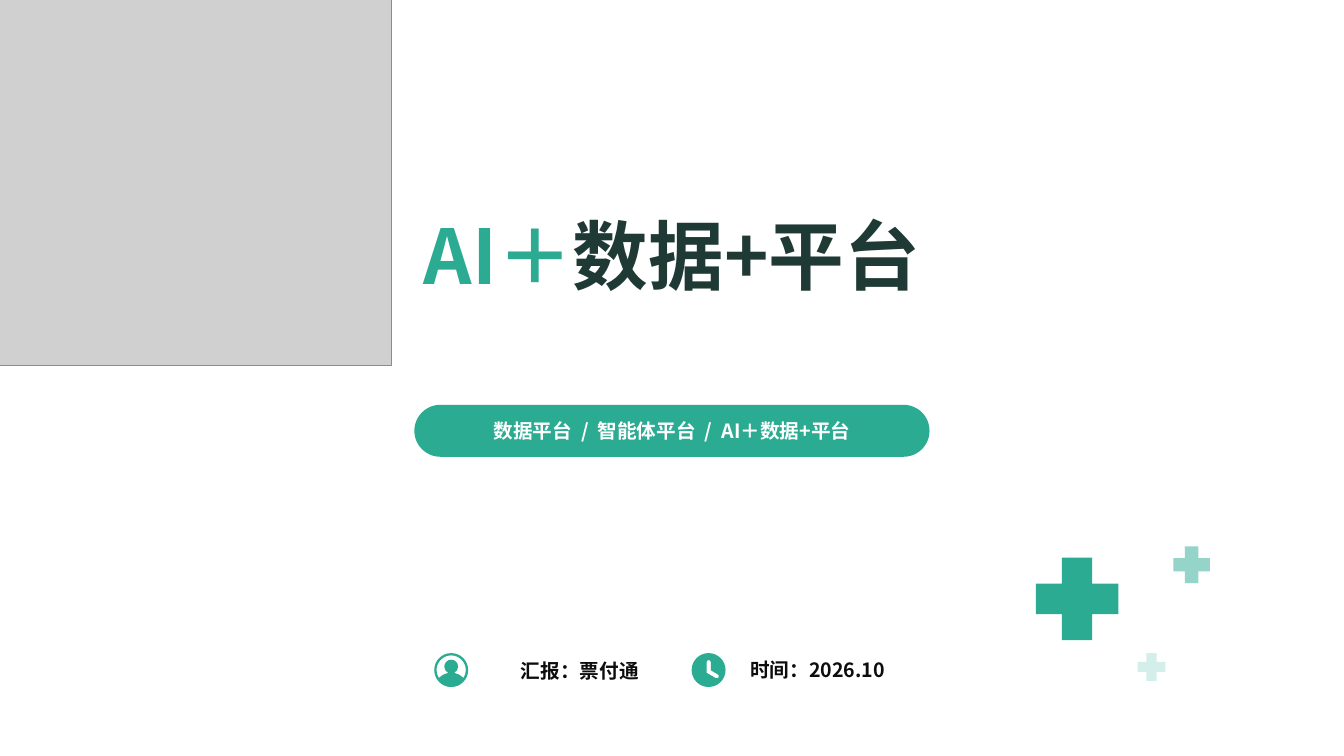
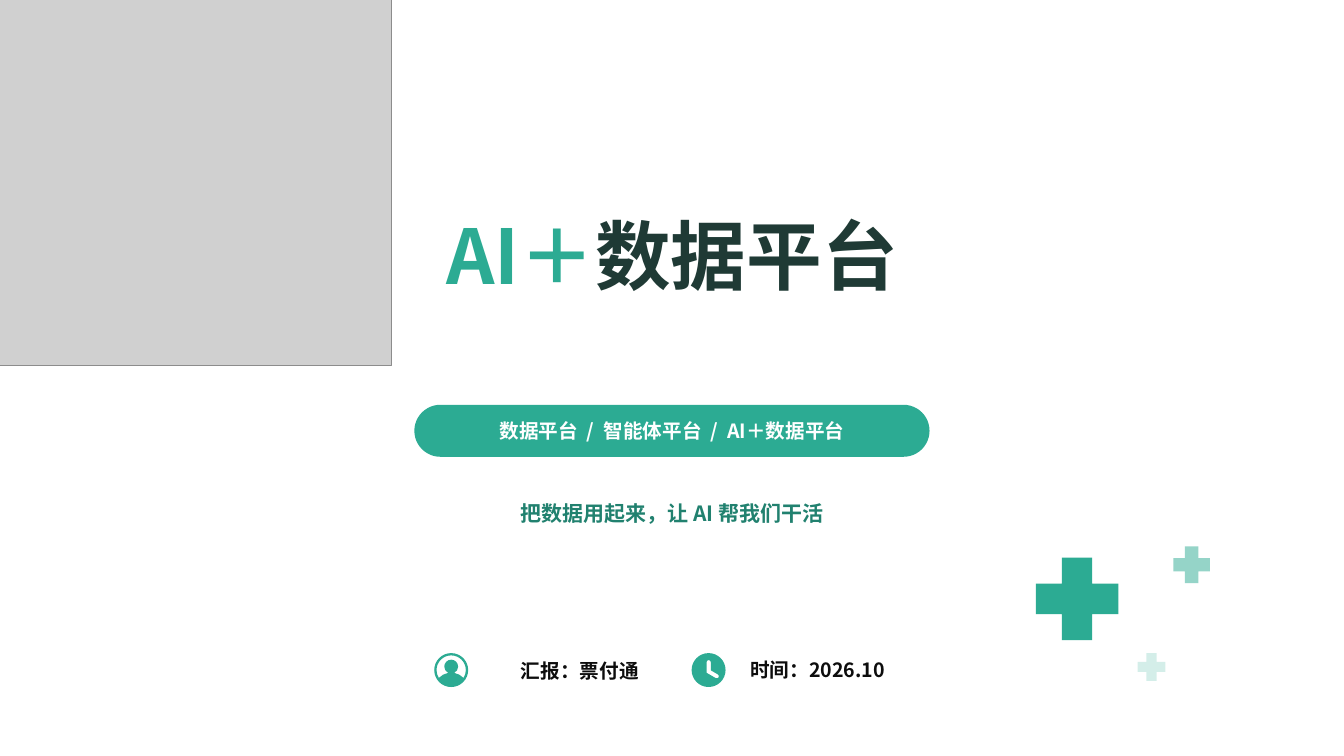
Before and after one commit to keanying/relevance, a slide deck: slide 1 of AI＋数据平台_老板汇报_青绿模板.pptx. Drawn at 1344x756 pixels with LibreOffice and Linux fonts; fonts in the diff are those of the drawing; grey boxes stand for pictures; background and template pictures are left out. Boxes give left, top, right and bottom in pixels: in the first picture for what was removed or moved away, otherwise in the second. Text is boxed around its words. In the diff, an @@ line names an element or a change of style, - is before the commit and + after.

```diff
--- a/AI＋数据平台_老板汇报_青绿模板.pptx
+++ b/AI＋数据平台_老板汇报_青绿模板.pptx
@@ text at (446, 218, 897, 291): text changed @@
-AI＋数据+平台
+AI＋数据平台
@@ text at (499, 421, 844, 440): text changed @@
-数据平台 / 智能体平台 / AI＋数据+平台
+数据平台 / 智能体平台 / AI＋数据平台
@@ text added at (521, 503, 823, 524), 15 pt, text #21816F, bold @@
+把数据用起来，让 AI 帮我们干活
```
Also in this commit, not shown: 39 other slides changed, 4 slides removed.
